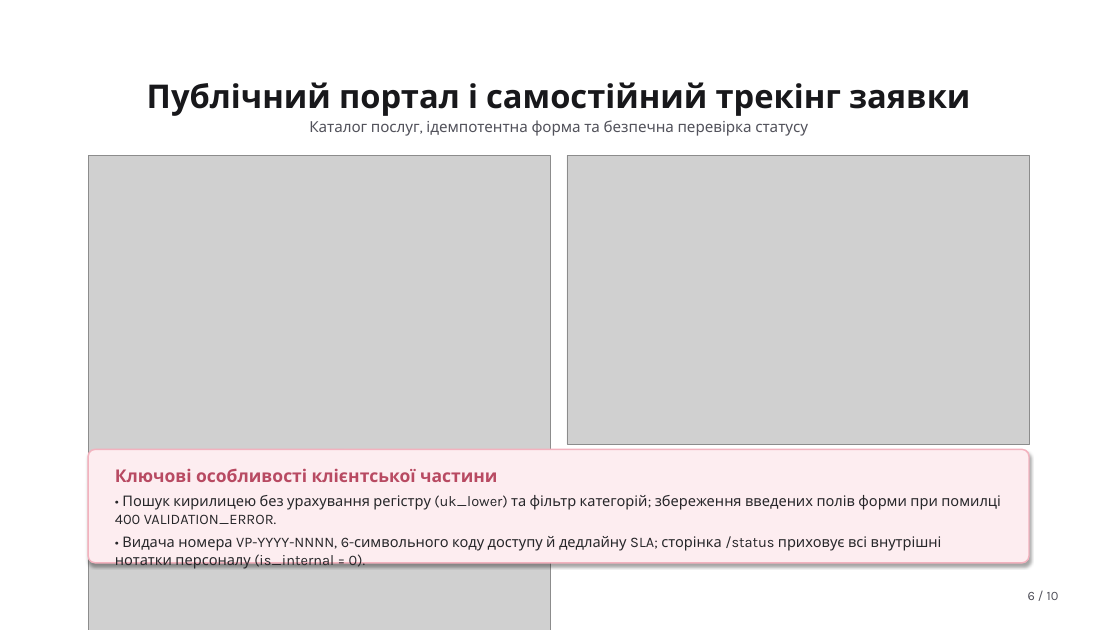
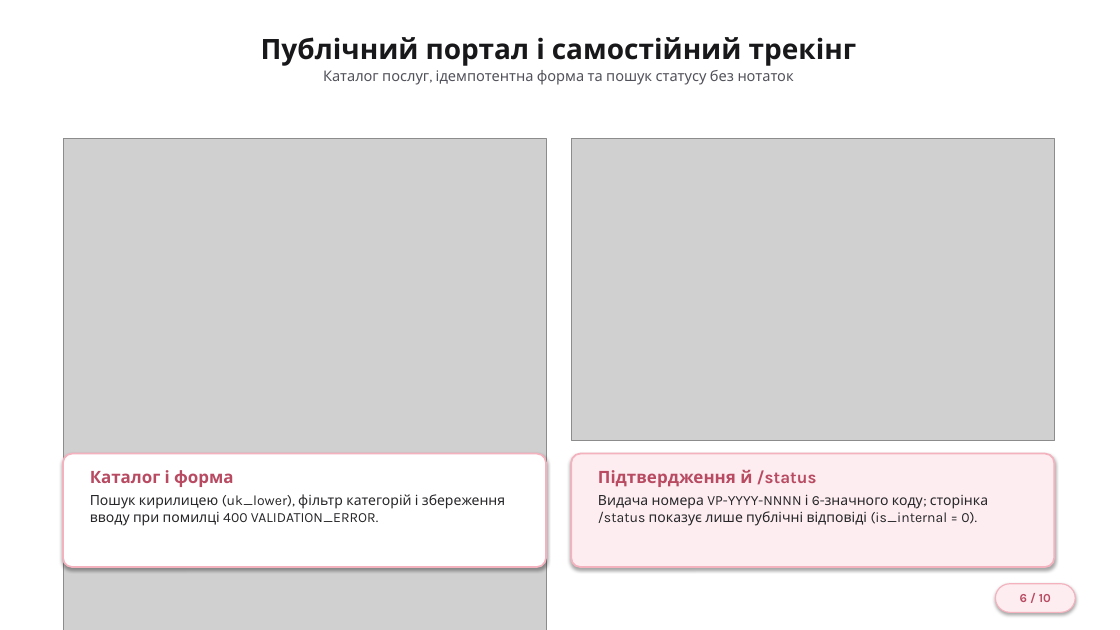
Before and after one commit to Zhyhan245/voltapro-service-inquiries, a slide deck: slide 6 of docs/Презентація_Жиган_Д_О_АІ-245.pptx. Drawn at 1120x630 pixels with LibreOffice and Linux fonts; fonts in the diff are those of the drawing; grey boxes stand for pictures; background and template pictures are left out. Boxes give left, top, right and bottom in pixels: in the first picture for what was removed or moved away, otherwise in the second. Text is boxed around its words. In the diff, an @@ line names an element or a change of style, - is before the commit and + after.

```diff
--- a/docs/Презентація_Жиган_Д_О_АІ-245.pptx
+++ b/docs/Презентація_Жиган_Д_О_АІ-245.pptx
@@ text at [261,37,857,85]: text changed; size 13 to 12.5 pt @@
-Публічний портал і самостійний трекінг заявки
-Каталог послуг, ідемпотентна форма та безпечна перевірка статусу
+Публічний портал і самостійний трекінг
+Каталог послуг, ідемпотентна форма та пошук статусу без нотаток
@@ picture: place and size @@
-picture at [88,155,550,630]
+picture at [63,139,546,630]
@@ picture: place and size @@
-picture at [567,155,1029,444]
+picture at [571,139,1054,440]
@@ rounded rectangle: place and size @@
-rounded rectangle at [88,450,1029,563]
+rounded rectangle at [63,454,546,567]
@@ rounded rectangle at [63,454,546,567]: fill #FDEDF0 to #FFFFFF; outline #F3B2BE 1.25 pt to #F3B2BE 1.5 pt; proportions changed @@
@@ text at [90,470,505,526]: text changed; size 12.5 to 12 pt @@
-Ключові особливості клієнтської частини
-• Пошук кирилицею без урахування регістру (uk_lower) та фільтр категорій; збереження введених полів форми при помилці 400 VALIDATION_ERROR.
-• Видача номера VP-YYYY-NNNN, 6-символьного коду доступу й дедлайну SLA; сторінка /status приховує всі внутрішні нотатки персоналу (is_internal = 0).
+Каталог і форма
+Пошук кирилицею (uk_lower), фільтр категорій і збереження вводу при помилці 400 VALIDATION_ERROR.
@@ rounded rectangle added at [571,454,1054,567], fill #FDEDF0, outline #F3B2BE 1.5 pt @@
@@ text added at [598,470,988,526], 12 pt, text #27272A @@
+Підтвердження й /status
+Видача номера VP-YYYY-NNNN і 6-значного коду; сторінка /status показує лише публічні відповіді (is_internal = 0).
@@ rounded rectangle "6 / 10": place and size @@
-rounded rectangle "6 / 10" at [1028,592,1059,600]
+rounded rectangle "6 / 10" at [996,584,1075,613]
@@ rounded rectangle "6 / 10" at [996,584,1075,613]: size 11 to 10.5 pt, text colour #52525B to #B84A62, bold on; alignment right to centre; vertical alignment top to middle; fill none to #FDEDF0; outline none to #F3B2BE 1 pt; shadow on @@
```
Also in this commit, not shown: 8 other slides changed, 1 slide added, 1 slide removed.
